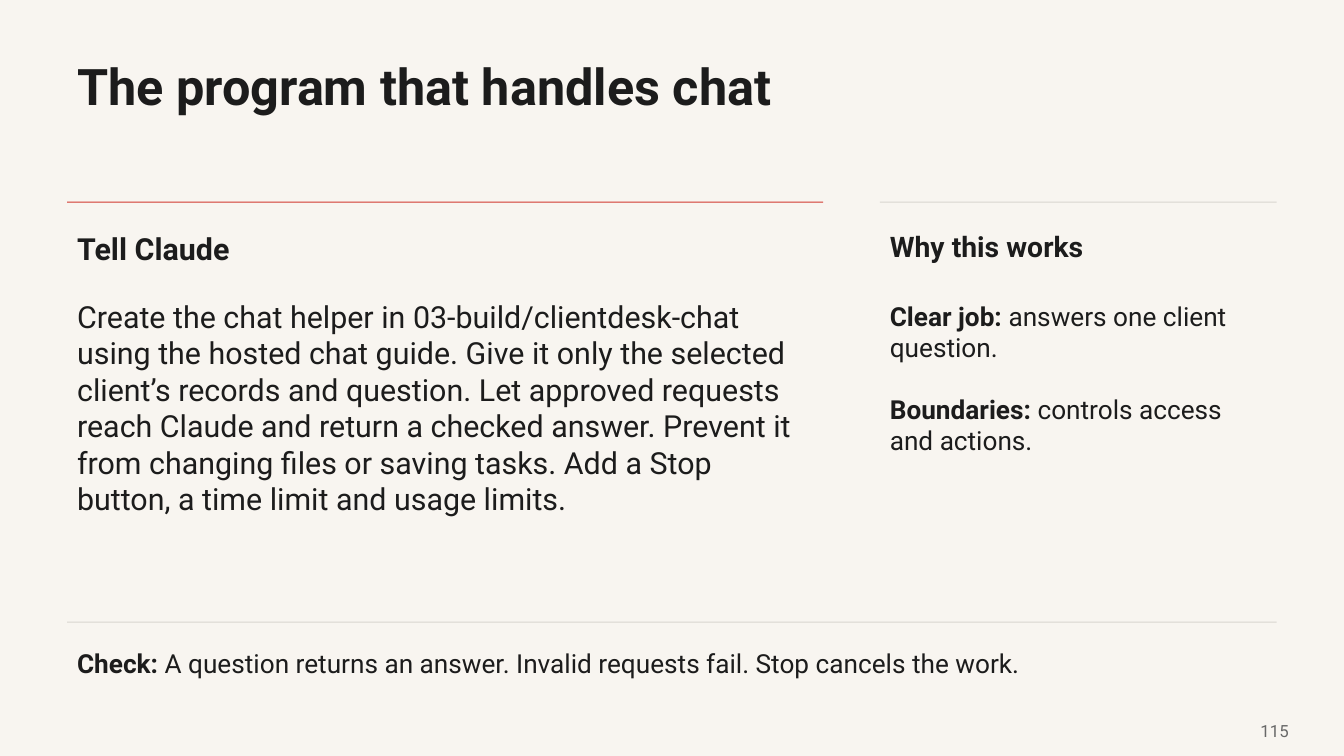
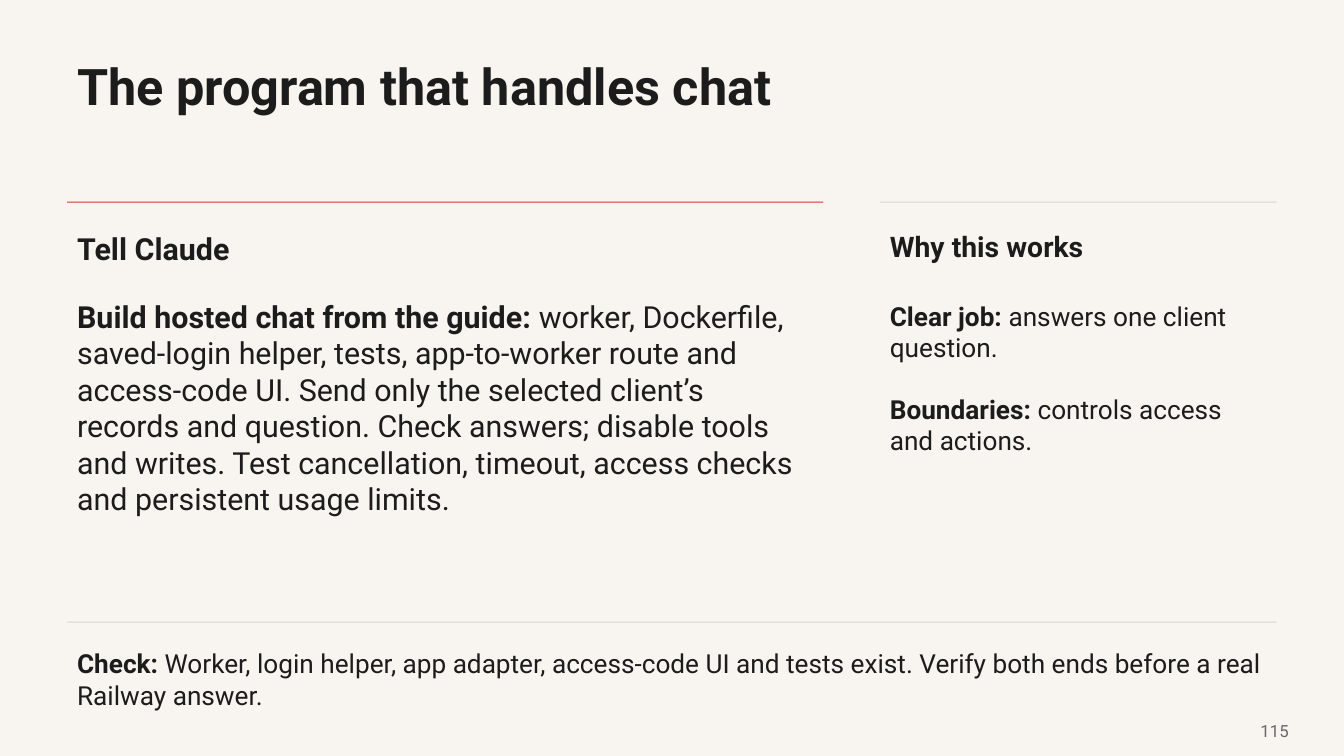
Before and after one commit to promptadvisers/claude-code-next-steps, a slide deck: slide 115 of slides/ClientDesk_Course_End_to_End.pptx. Drawn at 1344x756 pixels with LibreOffice and Linux fonts; fonts in the diff are those of the drawing. Boxes give left, top, right and bottom in pixels: in the first picture for what was removed or moved away, otherwise in the second. Text is boxed around its words. In the diff, an @@ line names an element or a change of style, - is before the commit and + after.

Commit message:
Revise course prompts and live checkpoints from independent Claude Desktop rehearsal

```diff
--- a/slides/ClientDesk_Course_End_to_End.pptx
+++ b/slides/ClientDesk_Course_End_to_End.pptx
@@ text at box(77, 305, 793, 517): text changed @@
-Create the chat helper in 03-build/clientdesk-chat using the hosted chat guide. Give it only the selected client’s records and question. Let approved requests reach Claude and return a checked answer. Prevent it from changing files or saving tasks. Add a Stop button, a time limit and usage limits.
+Build hosted chat from the guide: worker, Dockerfile, saved-login helper, tests, app-to-worker route and access-code UI. Send only the selected client’s records and question. Check answers; disable tools and writes. Test cancellation, timeout, access checks and persistent usage limits.
@@ text at box(77, 653, 1260, 711): text changed @@
-Check: A question returns an answer. Invalid requests fail. Stop cancels the work.
+Check: Worker, login helper, app adapter, access-code UI and tests exist. Verify both ends before a real Railway answer.
```
Also in this commit, not shown: 11 other slides changed, 16 other files.
